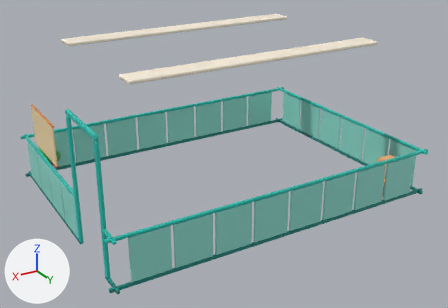
One commit to the FBX model EvolutionShop/Assets/EvolutionShop/Resources/Art/GrowthKit/WorkshopDressing.fbx: the scene before it, then after it.
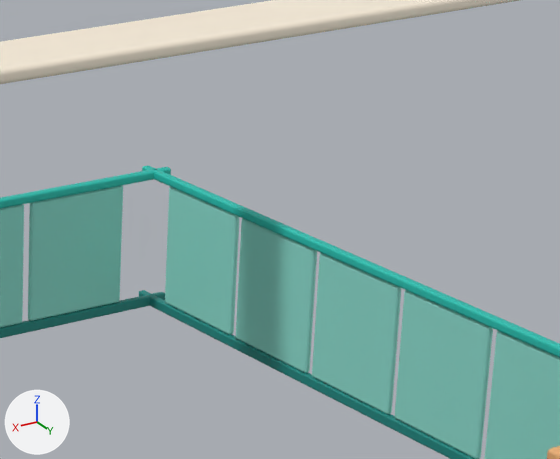
Each version appears first whole from a 50 mm camera at (-0.96, -0.02, 6.76) aimed at (-7.92, -11.63, 0.96), and next in a close-up on the part from 54% to 85% of the width and 15% to 52% of the height. Lighting does not change. The marker at lower left points along +X, +Y and +Z. The last two pictures show the newer version. Where no turn or scale is listed for an object, it has been applied to the vertices. Vertices at exactly the same position are counted once.

The scene before the commit, as lines of its bpy script (objects in view):
```python
me_cube_1190 = bpy.data.meshes.new('Cube.1190')
me_cube_1190.from_pydata(...)  # 10754 vertices, 10674 faces; spans x -12.0..-4.0, y -15.0..-9.0, z 0.0..3.6
me_cube_1190.materials.append(mat_gk_panel)  # cyan #8fddd0
me_cube_1190.materials.append(mat_gk_teal)  # cyan #22bfb0
me_cube_1190.materials.append(mat_gk_tealdark)  # cyan #15867f
me_cube_1190.materials.append(mat_gk_cream)  # pale yellow #fff3df
me_cube_1190.materials.append(mat_gk_glowwhite)  # white #f5fcff
me_cube_1190.materials.append(mat_gk_sand)  # beige #f7dfae
me_cube_1190.materials.append(mat_gk_woodmid)  # orange #db8f4f
me_cube_1190.materials.append(mat_gk_wooddark)  # orange #b9713d
me_cube_1190.materials.append(mat_gk_coral)  # red #ff7a7a
me_cube_1190.materials.append(mat_gk_yellow)  # yellow #ffc93c
me_cube_1190.materials.append(mat_gk_wood)  # orange #e39a5a
me_cube_1190.materials.append(mat_gk_woodlight)  # orange #efb277
me_cube_1190.materials.append(mat_gk_pink)  # pink #ff9ec4
me_cube_1190.materials.append(mat_gk_soil)  # brown #7a4e35
me_cube_1190.materials.append(mat_gk_green)  # green #56b947
me_cube_1190.materials.append(mat_gk_lime)  # green #9bdb4d
me_cube_1190.materials.append(mat_gk_greendark)  # green #3e9a45
ob_workshopdressing_mesh = bpy.data.objects.new('WorkshopDressing mesh', me_cube_1190)
ob_workshopdressing_mesh.location = (0.0, 0.0, 0.0)
```
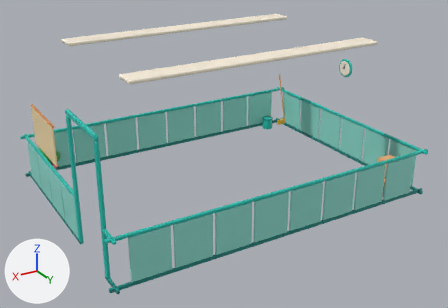
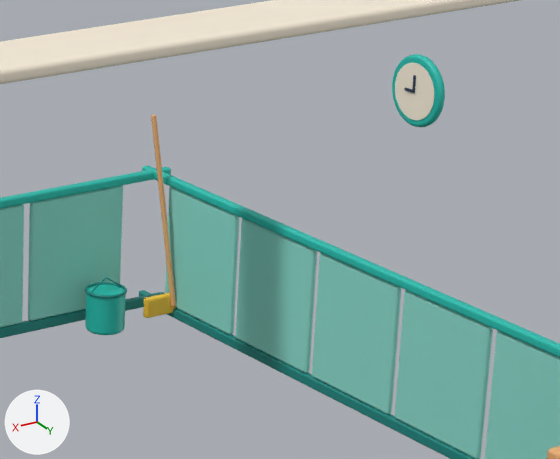
What the commit changed:
Material 'GK_Ink' (mat_gk_ink) is new.
Its base color is (0.0242, 0.0423, 0.0908) (dark blue #2b3a55).
me_cube_1190 is used by ob_workshopdressing_mesh; location (0.0, 0.0, 0.0).
me_cube_1190 had 10754 vertices, 10674 faces and spanned x -12.0..-4.0, y -15.0..-9.0, z 0.0..3.6.
me_cube_1190 now has 12642 vertices, 12440 faces and spans x -12.0..-4.0, y -15.0..-9.0, z 0.0..3.6.
me_cube_1190 part 1: a new loose piece, a torus around z (ring radius 0.15, tube radius 0.012) spanning x -11.412..-11.088, y -14.762..-14.438, z 0.308..0.332, in mat_gk_tealdark (cyan #15867f).
me_cube_1190 part 2: a new loose piece, a 32-sided cylinder along x spanning x -11.845..-11.835, y -12.19..-11.81, z 2.21..2.59, in mat_gk_cream (pale yellow #fff3df).
me_cube_1190 part 3: the loose piece of 152 vertices spanning x -11.9..-11.85, y -12.87..-12.03, z 0.08..1.03 is copied, and the copy is scaled about its middle by (0.21, 0.0194, 0.125), then moved by (0.05, 0.45, 1.9), in mat_gk_ink (dark blue #2b3a55); it spans x -11.84..-11.82, y -12.01..-11.99, z 2.39..2.51.
me_cube_1190 part 4: a new loose piece of 256 vertices spanning x -11.4..-11.1, y -14.75..-14.45, z 0.0..0.32, in mat_gk_teal (cyan #22bfb0).
me_cube_1190 part 5: a new loose piece of 256 vertices spanning x -11.85..-11.71, y -14.74..-14.5, z 0.11..1.59, in mat_gk_woodlight (orange #efb277).
me_cube_1190 part 6: a new loose piece of 256 vertices spanning x -11.9..-11.84, y -12.24..-11.76, z 2.16..2.64, in mat_gk_teal (cyan #22bfb0).
me_cube_1190 part 7: a new loose piece of 152 vertices spanning x -11.89..-11.59, y -14.59..-14.53, z 0.04..0.2, in mat_gk_yellow (yellow #ffc93c).
me_cube_1190 part 8: a new loose piece of 24 vertices spanning x -11.4..-11.1, y -14.61..-14.59, z 0.32..0.43, in mat_gk_tealdark (cyan #15867f).
Other edits to the shape of me_cube_1190 do not show in these pictures.
me_cube_1190 gains material mat_gk_ink (dark blue #2b3a55).

What differs and where, as boxes (x1, y1, x2, y2) in the close-ups (560 x 459 px):
part 1 of me_cube_1190, added
    after: (85, 282, 127, 298)
part 2 of me_cube_1190, added (pale yellow)
    after: (395, 63, 434, 120)
part 3 of me_cube_1190, added
    after: (412, 75, 416, 93)
part 4 of me_cube_1190, added (cyan)
    after: (85, 285, 126, 335)
part 5 of me_cube_1190, added (orange)
    after: (151, 115, 176, 306)
part 6 of me_cube_1190, added (cyan)
    after: (392, 54, 445, 127)
part 7 of me_cube_1190, added (yellow)
    after: (143, 292, 175, 318)
part 8 of me_cube_1190, added
    after: (91, 277, 122, 293)
